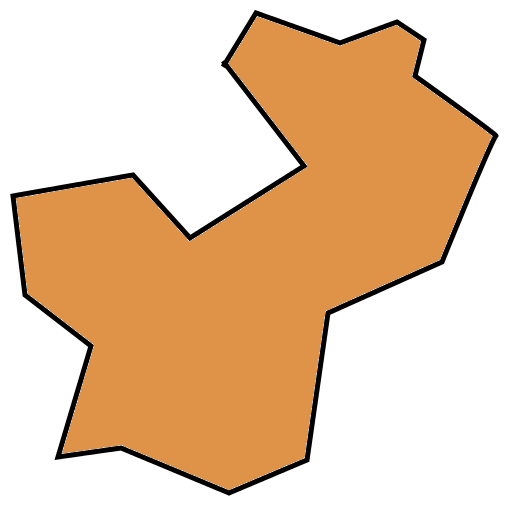
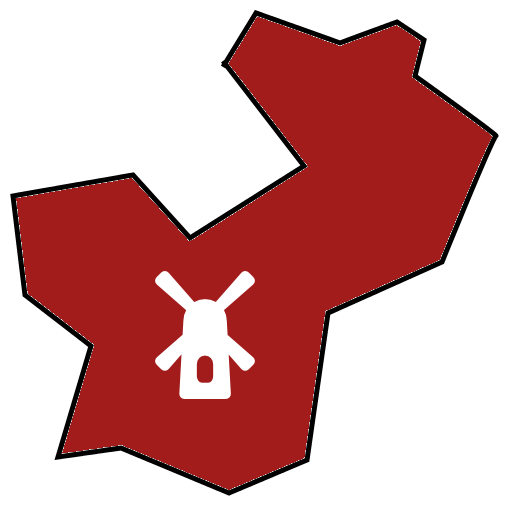
The second 512x506 image is a revision of the first. Changes to its layers:
added layer "Clipboard" above "castillanueva.png" over (155, 271, 255, 399)
renamed "Pasted Layer" to "castillanueva.png", painted on it over (16, 17, 492, 490)
